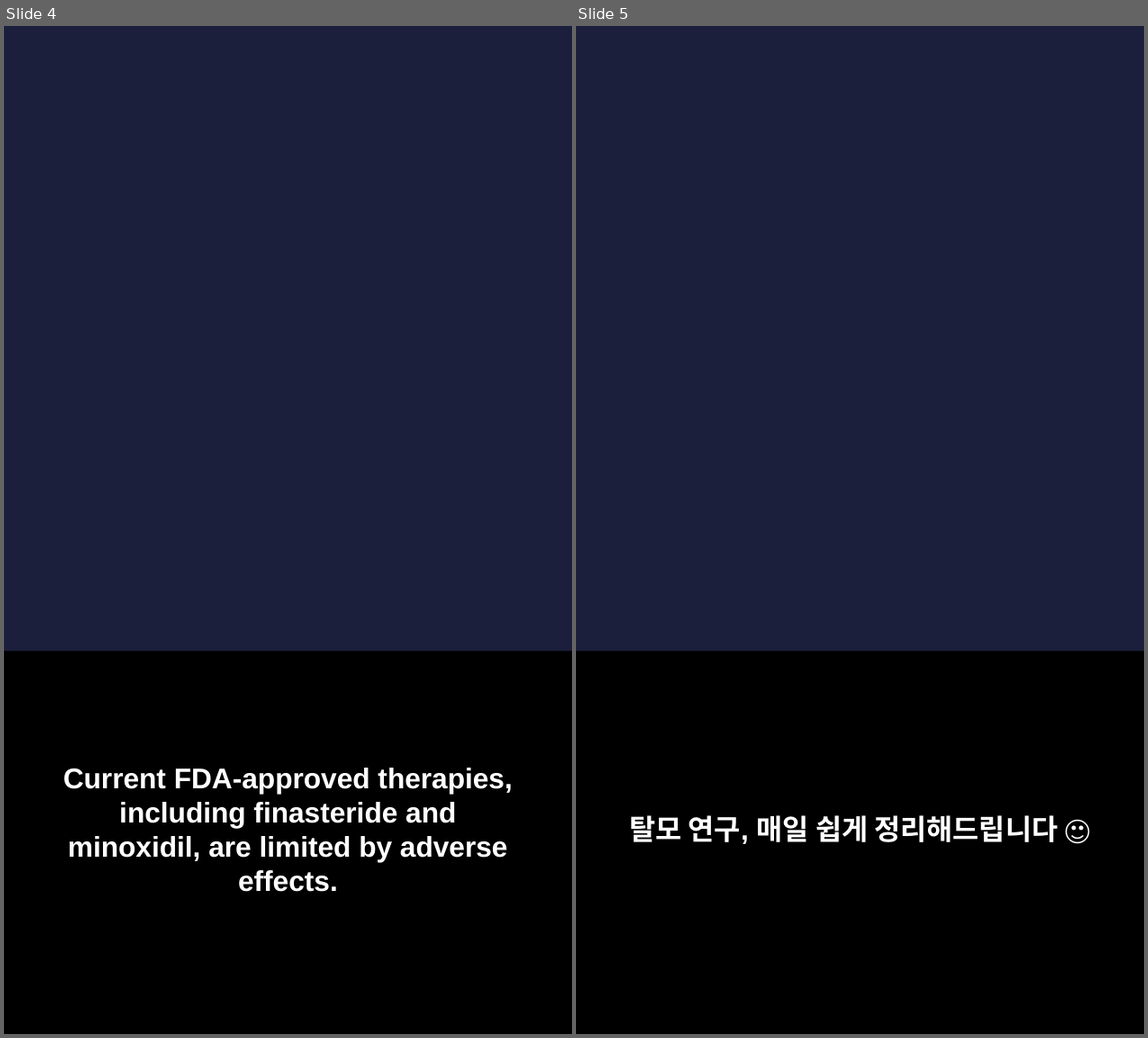
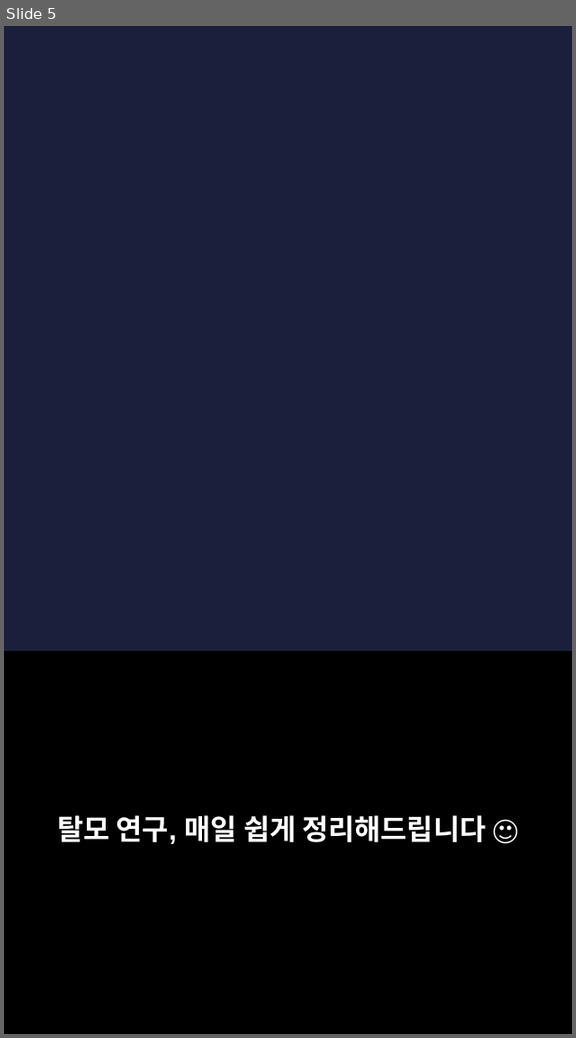
Before and after one commit to hyokang2010-BJ-ANTH/product-builder-test, a slide deck: pwa/data/latest/slides.pptx. Shown side by side, each under a label of ours: slides 4 and 5 before the commit, slide 5 after it. The pictures are 1148x1038 and 576x1038 pixels, drawn with LibreOffice and Linux fonts; fonts in the diff are those of the drawing; background and template pictures are left out. Boxes give left, top, right and bottom in pixels: in the first picture for what was removed or moved away, otherwise in the second. Text is boxed around its words. In the diff, an @@ line names an element or a change of style, - is before the commit and + after.

```diff
--- a/pwa/data/latest/slides.pptx
+++ b/pwa/data/latest/slides.pptx
@@ slide 4 removed at bbox=[4, 26, 572, 1034], background picture (left out) @@
@@ rectangle removed at bbox=[4, 652, 572, 1034] @@
@@ text removed at bbox=[63, 768, 512, 892] @@
-Current FDA-approved therapies, including finasteride and minoxidil, are limited by adverse effects.
```
Also in this commit, not shown: 4 slides changed, 3 slides added, 2 other slides removed, 26 other files.
